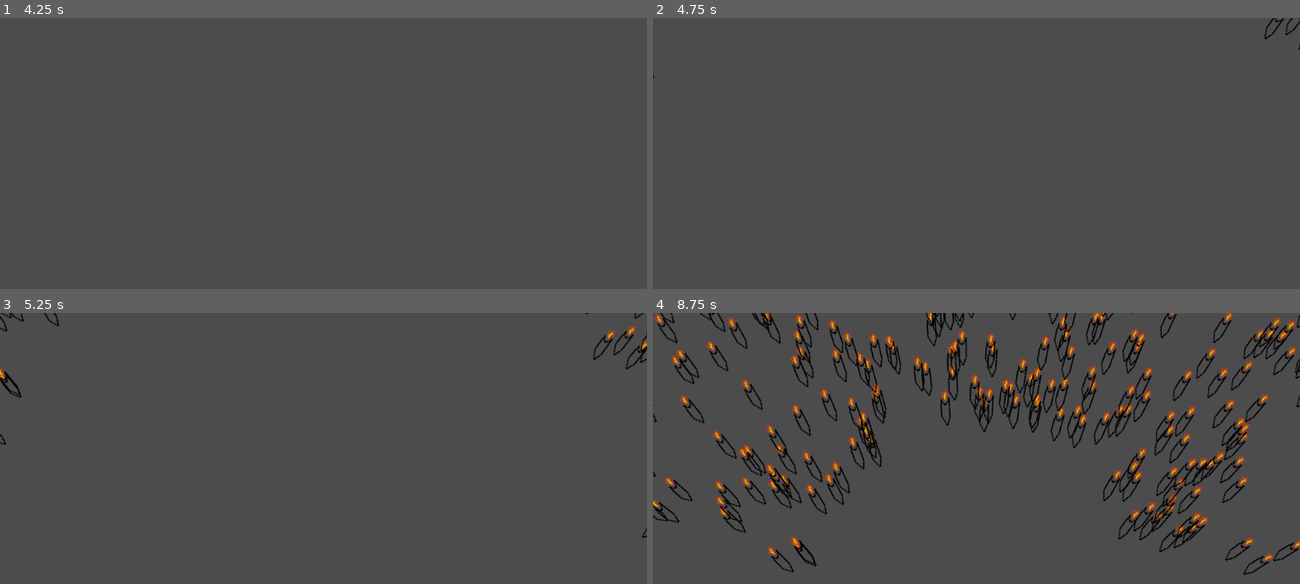
Above: before the commit, frames 1-4 (two rows, left to right).
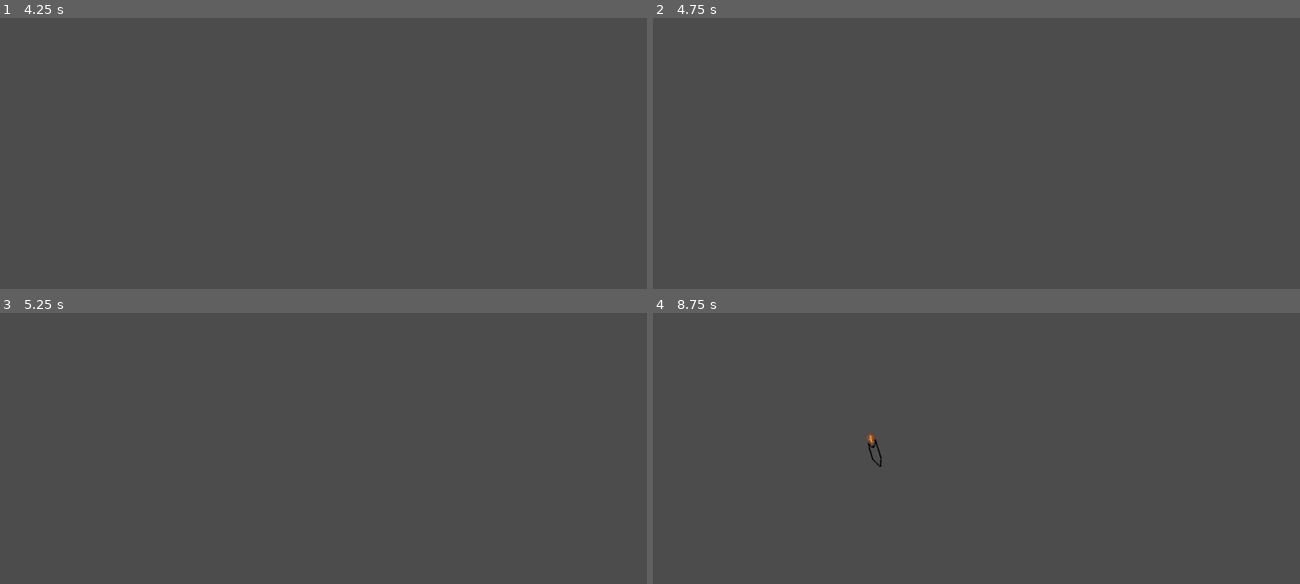
Above: after the commit, the same moments.

Repository: aJns/godot_missile_defence
Game: Godot game, scene res://MissileDefense.tscn
Same seed, same stepped clock (60 frames per second), same inputs: the game is played once before the commit and once after it.
Inputs:
- Up to frame 1 (4.25 s): tap Enter at 0.5, 2, 3.5 s; tap Space at 1.25, 2.75 s
- Up to frame 2 (4.75 s): tap Space at 4.25 s
- Up to frame 3 (5.25 s): no input
- Up to frame 4 (8.75 s): no input

Frame 1 is identical in both runs. In frame 2, less than 0.1% of the frame differs, in the area x 0-100%, y 0-23%; in frame 3, 0.5%; in frame 4, 12%, in the area x 0-100%, y 0-97%.

Commit message:
Add explosionss
But they don't do anything yet L O L

Diff:
--- a/Missile.gd
+++ b/Missile.gd
@@ -9,11 +9,19 @@
 var target: Vector2
 var max_speed: float
 
+var exploding = false # State machine would probably be better
+var explosion_timer = 5
+
+var missile_sprite: Node2D
+var explosion_sprite: Node2D
+
 # Called when the node enters the scene tree for the first time.
 func _ready():
 	pass
 
 func init(spawn_point: Vector2, target: Vector2, max_speed: float):
+	missile_sprite = get_node("MissileSprite")
+	explosion_sprite = get_node("ExplosionSprite")
 	print("Spawn point: ", spawn_point)
 	self.translate(spawn_point)
 	self.target = target
@@ -30,13 +38,32 @@
 	else:
 		return vel
 
-# Called every frame. 'delta' is the elapsed time since the previous frame.
-func _process(delta):
+func init_explosion():
+	# I guess we want to signal to MissileSpawner that we exploded
+	# and check all missiles if they're within the explosion radius
+	get_node("MissileSprite").hide()
+	explosion_sprite.show()
+	exploding = true
+
+func process_explosion(delta):
+	explosion_timer -= delta
+	explosion_sprite.rotate(0.5*delta)
+	if explosion_timer < 0:
+		self.queue_free()
+
+func move(delta):
+	if self.position.y > 400:
+			init_explosion()
 	velocity += gravity + acceleration
 	velocity = limit_velocity(velocity, max_speed)
 	var speed = velocity.length()
-	if self.position.y > 400:
-		self.queue_free()
 
 	self.translate(delta*velocity)
 	self.look_at(position+velocity)
+
+# Called every frame. 'delta' is the elapsed time since the previous frame.
+func _process(delta):
+	if not exploding:
+		move(delta)
+	else:
+		process_explosion(delta)
--- a/Missile.tscn
+++ b/Missile.tscn
@@ -1,11 +1,16 @@
-[gd_scene load_steps=3 format=2]
+[gd_scene load_steps=4 format=2]
 
 [ext_resource path="res://Missile.gd" type="Script" id=1]
 [ext_resource path="res://missile.png" type="Texture" id=2]
+[ext_resource path="res://explosion.png" type="Texture" id=3]
 
 [node name="Missile" type="Node2D"]
 script = ExtResource( 1 )
 
-[node name="Sprite" type="Sprite" parent="."]
+[node name="MissileSprite" type="Sprite" parent="."]
 rotation = 1.5708
 texture = ExtResource( 2 )
+
+[node name="ExplosionSprite" type="Sprite" parent="."]
+visible = false
+texture = ExtResource( 3 )
--- a/MissileSpawner.gd
+++ b/MissileSpawner.gd
@@ -3,7 +3,7 @@
 # Declare member variables here. Examples:
 # var a = 2
 # var b = "text"
-var spawn_per_minute = 120
+var spawn_per_minute = 10
 var time_between_spawns_s = 60/spawn_per_minute
 var time_since_last_spawn = time_between_spawns_s
 var missile_speed = 100
Binary file added: explosion.png
Not shown, added: explosion.png.import
